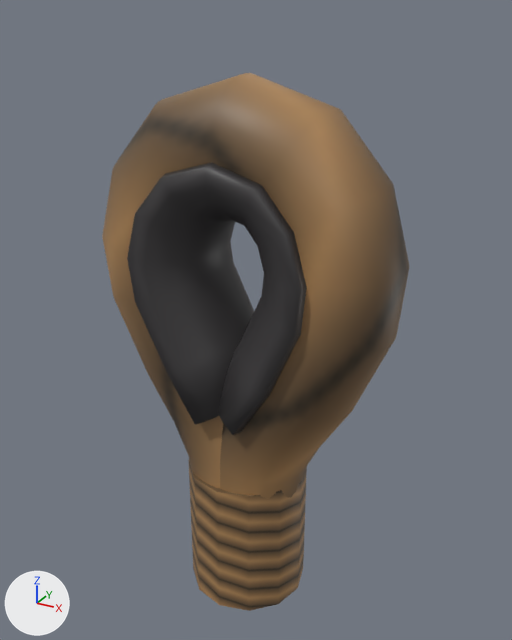
Two versions of the Blender file assets/rope-eye-splice.blend, one commit apart.
The view is the same before and after, from a camera (50 mm lens) standing at (2.73, -4.81, 4.64) and looking at (0.03, 0.11, 2.18). The lights are fixed; the arrows at lower left show +X, +Y and +Z.

The first picture shows 'Loop', 'Loop.001', 'Whip'.
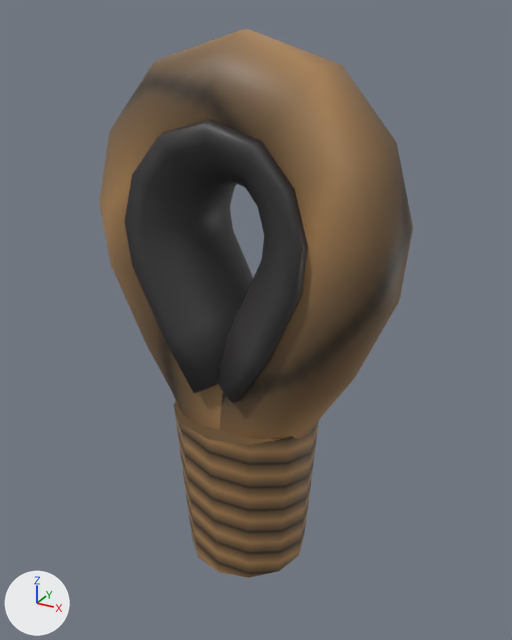
Changed parts and their boxes (x1, y1, x2, y2) in the pictures (512 x 640 px):
'Loop', moved
    before: (102, 73, 409, 499)
    after: (99, 29, 413, 439)
'Loop.001', moved
    before: (127, 162, 307, 435)
    after: (124, 119, 308, 403)
'Whip', reshaped (22% wider, 17% taller)
    before: (188, 460, 307, 611)
    after: (174, 401, 319, 578)

What changed in the scene script:
```text
Change me_cylinder:
    used by ob_whip; location = (0.0, 0.0, 0.0)
    remove me_cylinder.from_pydata(...)  # 24 vertices, 14 faces; spans x -0.55..0.55, y -0.55..0.55, z -0.5..0.8
    add me_cylinder.from_pydata(...)  # 24 vertices, 14 faces; spans x -0.66..0.66, y -0.66..0.66, z -0.1..1.4
    me_cylinder part 1: 24 of 24 vertices moved; they spanned x -0.55..0.55, y -0.55..0.55, z -0.5..0.8 and now span x -0.66..0.66, y -0.66..0.66, z -0.1..1.4; mean shift (0.0, 0.0, 0.5); largest move (-0.275, 0.476, 0.8) -> (-0.33, 0.572, 1.4)
Change ob_loop:
    ob_loop.location: (0.0, 0.0, 0.0) -> (0.0, 0.0, 0.3)
Change ob_loop_001:
    ob_loop_001.location: (0.0, 0.0, 0.0) -> (0.0, 0.0, 0.3)
```
